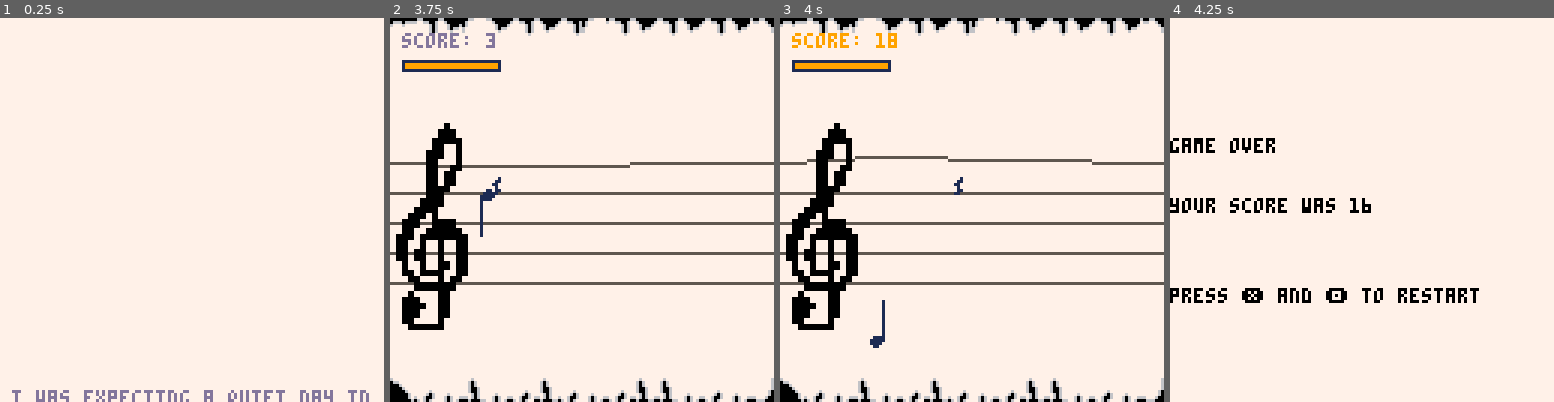
Above: before the commit, frames 1-4 (left to right).
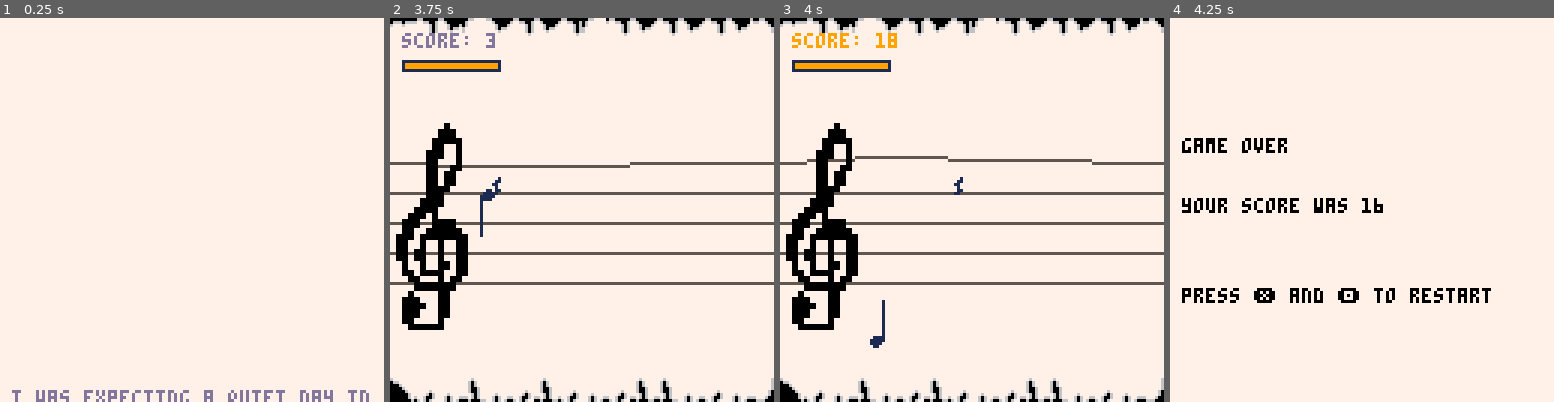
Above: after the commit, the same moments.

Repository: hypp/ld41
Game: PICO-8 cartridge carts/ld41.p8
Same seed, same stepped clock (60 frames per second), same inputs: the game is played once before the commit and once after it.
Inputs:
- Up to frame 1 (0.25 s): no input
- Up to frame 2 (3.75 s): tap X (X key) at 0.33, 1.07, 1.85, 2.97 s; tap O (Z key) at 0.7, 1.7, 2.1, 2.5, 2.9, 3.3, 3.7 s; hold Right 1.6-2.1 s; hold Up 2.15-2.42 s; hold Right 2.47-3.03 s; hold Left 3.08-3.58 s; hold Down from 3.63 s (still down)
- Up to frame 3 (4 s): release Down at 3.97 s
- Up to frame 4 (4.25 s): hold Right from 4.02 s (still down); tap X (X key) at 4.08 s; tap O (Z key) at 4.1 s

Frames 1-3 are identical in both runs. In frame 4, 2.5% of the frame differs, in the area x 0-84%, y 31-75%.

Commit message:
refactoring

Diff:
--- a/carts/ld41.p8
+++ b/carts/ld41.p8
@@ -196,13 +196,16 @@
 function spawn_energy_bar()
  bar = {}
  bar.x = 140
- bar.y = rnd(128-16)
+ bar.y = rnd(lines[5].y)+8
  bar.vel_x = -(rnd(2)+1)
  bar.vel_y = 0.0
  bar.radi = 3
  bar.anchor_x = 3
  bar.anchor_y = 3
  bar.energy = 10 -- player gets n energy points when taking this
+ bar.animation_speed = 10 -- change sprite every N frames
+ bar.animation_count_down = bar.animation_speed
+ bar.animation_index = 0
  add(energy_bars, bar)
 end
 
@@ -431,23 +434,72 @@
  update_energy_bars()
 
  -- move all enemies
- for enemy in all(enemies) do
-    enemy.x += enemy.vel_x
-    enemy.y += enemy.vel_y
-    if enemy.x < 0-16 or enemy.x > 128+16 or enemy.y < 0-16 or enemy.y > 128.16 then
-      del(enemies, enemy)
+ update_enemies()
+
+ -- check if bullet hits enemies
+ collision_enemy_bullet()
+
+ -- check if enemy hits player
+ collision_enemy_player()
+
+  -- check if energy bar hits player
+ collision_energy_bar_player()
+
+ -- update all explosions
+ update_explosions()
+
+ -- if player has died and all explosions are done
+ if player.dead and #explosions == 0 then
+  game_over_init()
+ end
+
+end -- update
+
+function collision_energy_bar_player()
+ if not player.dead then
+  -- check if energy bar hits player
+  for bar in all(energy_bars) do
+    dx = (player.x) - (bar.x)
+    dy = (player.y) - (bar.y)
+    distance_squared = dx*dx+dy*dy
+    radi = player.radi+bar.radi
+    if distance_squared < radi*radi then
+     -- collision
+     player_add_score(50)
+     player_add_energy(bar.energy)
+
+     sfx(15,3)
+     del(energy_bars, bar)
     end
- end
-
- if delay > 0 then
-  delay -= 1
- else
-  if #enemies < 4 then
-   spawn_enemy()
-  end
- end
-
- -- check if bullet hits enemies
+  end -- for bar
+ end
+end
+
+function collision_enemy_player()
+ if not player.dead then
+  -- check if enemy hits player
+  for enemy in all(enemies) do
+    dx = (player.x) - (enemy.x)
+    dy = (player.y) - (enemy.y)
+    distance_squared = dx*dx+dy*dy
+    radi = player.radi+enemy.radi
+    if distance_squared < radi*radi then
+    -- collision
+     player_add_score(100)
+     player_add_energy(-enemy.damage)
+     if player.energy <= 0 then
+      -- player died
+      player_died()
+     end
+
+     spawn_explosion(enemy.x,enemy.y)
+     del(enemies, enemy)
+    end
+  end -- for enemy
+ end
+end
+
+function collision_enemy_bullet()
  -- todo this is really slow
  for bullet in all(bullets) do
   for enemy in all(enemies) do
@@ -468,57 +520,33 @@
    end
   end -- for enemy
  end -- for bullet
-
- if not player.dead then
-  -- check if enemy hits player
-  for enemy in all(enemies) do
-    dx = (player.x) - (enemy.x)
-    dy = (player.y) - (enemy.y)
-    distance_squared = dx*dx+dy*dy
-    radi = player.radi+enemy.radi
-    if distance_squared < radi*radi then
-    -- collision
-     player_add_score(100)
-     player_add_energy(-enemy.damage)
-     if player.energy <= 0 then
-      -- player died
-      player_died()
-     end
-
-     spawn_explosion(enemy.x,enemy.y)
-     del(enemies, enemy)
+end
+
+function update_enemies()
+ for enemy in all(enemies) do
+    enemy.x += enemy.vel_x
+    enemy.y += enemy.vel_y
+    if enemy.x < 0-16 or enemy.x > 128+16 or enemy.y < 0-16 or enemy.y > 128.16 then
+      del(enemies, enemy)
     end
-  end -- for enemy
-
-  -- check if energy bar hits player
-  for bar in all(energy_bars) do
-    dx = (player.x) - (bar.x)
-    dy = (player.y) - (bar.y)
-    distance_squared = dx*dx+dy*dy
-    radi = player.radi+bar.radi
-    if distance_squared < radi*radi then
-     -- collision
-     player_add_score(50)
-     player_add_energy(bar.energy)
-
-     sfx(15,3)
-     del(energy_bars, bar)
-    end
-  end -- for bar
-
- end -- if not player.dead
-
- update_explosions()
-
- -- if player has died and all explosions are done
- if player.dead and #explosions == 0 then
-  game_over_init()
- end
-
-end -- update
+ end
+
+ if delay > 0 then
+  delay -= 1
+ else
+  if #enemies < 4 then
+   spawn_enemy()
+  end
+ end
+end
 
 function update_energy_bars()
  for bar in all(energy_bars) do
+  bar.animation_count_down -= 1
+  if bar.animation_count_down == 0 then
+   bar.animation_count_down = bar.animation_speed
+   bar.animation_index = (bar.animation_index + 1) % 2
+  end
   bar.x += bar.vel_x
   bar.y += bar.vel_y
   if bar.x < 0-8 then
@@ -590,8 +618,8 @@
 
  -- draw all energy bars
  for bar in all(energy_bars) do
-  spr(40, bar.x-bar.anchor_x, bar.y-bar.anchor_y, 1, 1)
-  circ(bar.x,bar.y,bar.radi,9)
+  spr(40+bar.animation_index, bar.x-bar.anchor_x, bar.y-bar.anchor_y, 1, 1)
+  --circ(bar.x,bar.y,bar.radi,9)
  end
 
  -- draw player
@@ -644,9 +672,9 @@
 
 function game_over_draw()
  cls(7)
- print("game over",0,40,0)
- print("your score was " .. player.score,0,60,0)
- print("press ❎ and 🅾️ to restart",0,90,0)
+ print("game over",4,40,0)
+ print("your score was " .. player.score,4,60,0)
+ print("press ❎ and 🅾️ to restart",4,90,0)
 end
 
 -- state machine
